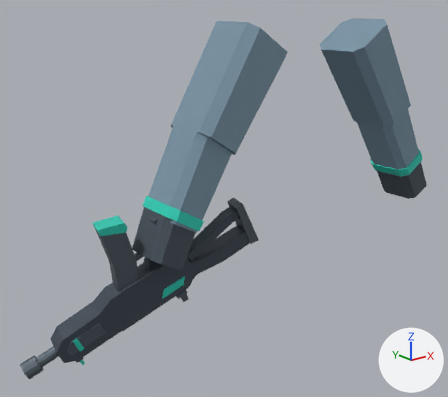
The glTF model Characters/First_Person_Arms_01/First_Person_Arms_01.glb: old version first, new version second.
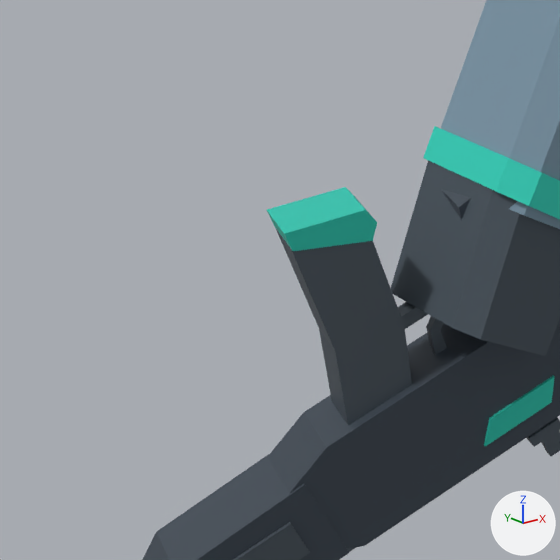
There are two pictures of each version: one whole from a 50 mm lens placed at (-1.528, -1.481, 1.516), pointed at (-0.284, 0.072, 0.895), one close up on the part from 1% to 42% of the width and 39% to 84% of the height. Every picture has the same lights, and +X, +Y and +Z are marked at lower right. The last two pictures show the newer version. Where no turn or scale is listed for an object, it has been applied to the vertices.

The first close-up shows 'Player_Forearm_R', 'Player_Hand_R', 'Player_Wrist_Accent_R', 'Rifle_Body', 'Rifle_Handguard', 'Rifle_Handguard_Panel_Left', 'Rifle_Magazine', 'Rifle_Receiver_Accent_Left' and 5 more.
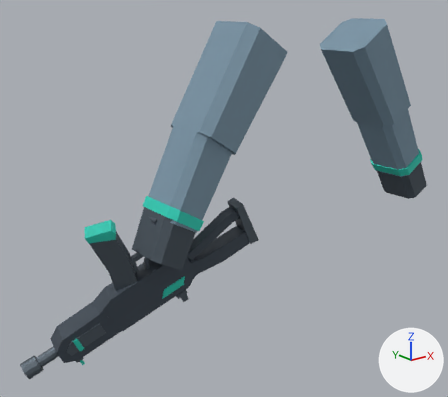
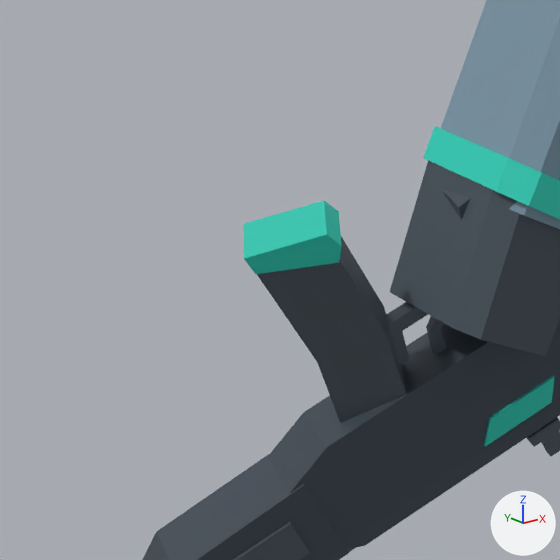
Location of each change, [x1, y1, x2, y2] in pixels of the close-ups (560 x 560 px):
'Rifle_Magazine', turned: before [267, 187, 412, 425]; after [243, 201, 406, 423]

Edits to the bpy script that builds the scene:
```text
Change ob_rifle_magazine:
    ob_rifle_magazine.rotation_euler: (0.0, 0.0, 0.0) -> (-0.0229, -0.154, 0.306)  # degrees (0, 0, 0) -> degrees (-1.3, -8.8, 18)
```
